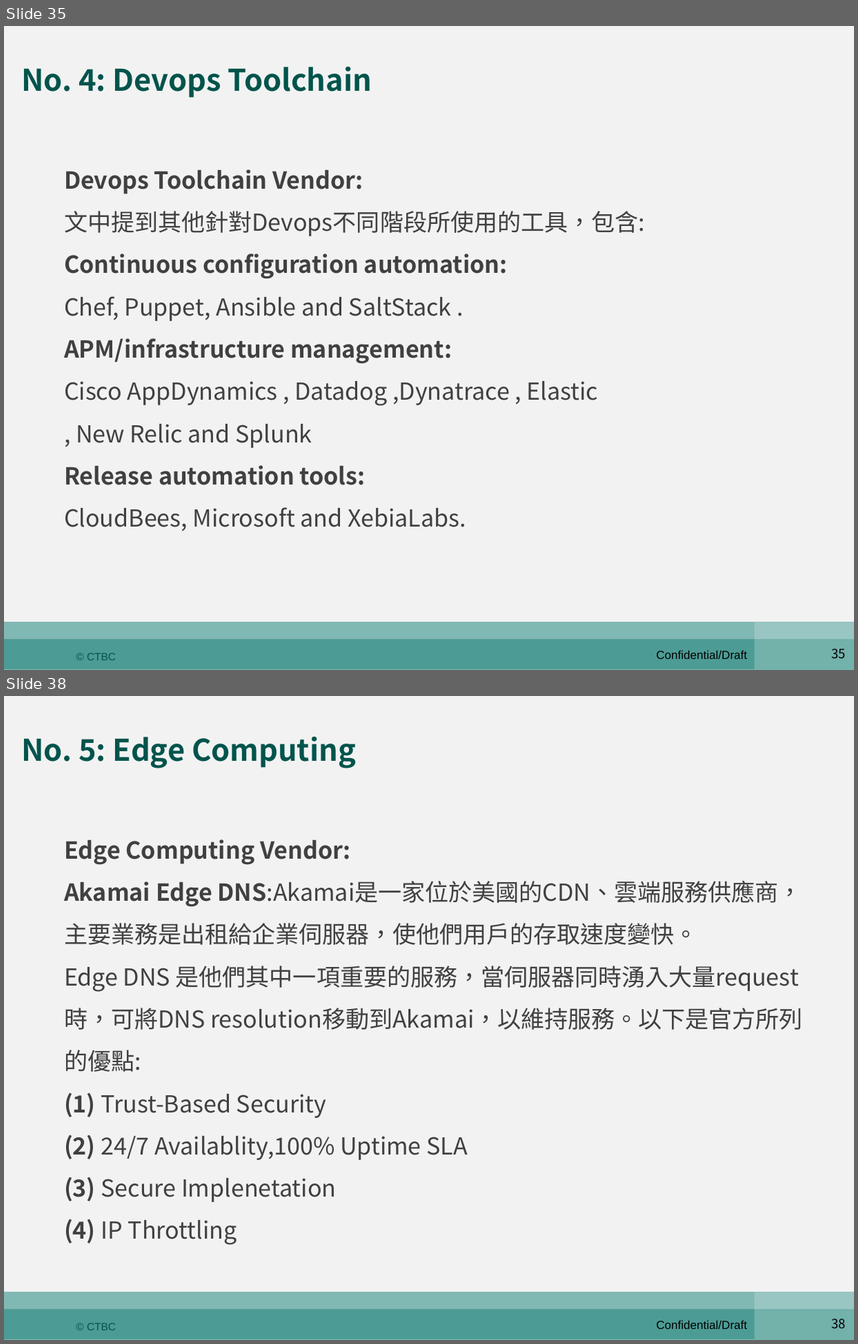
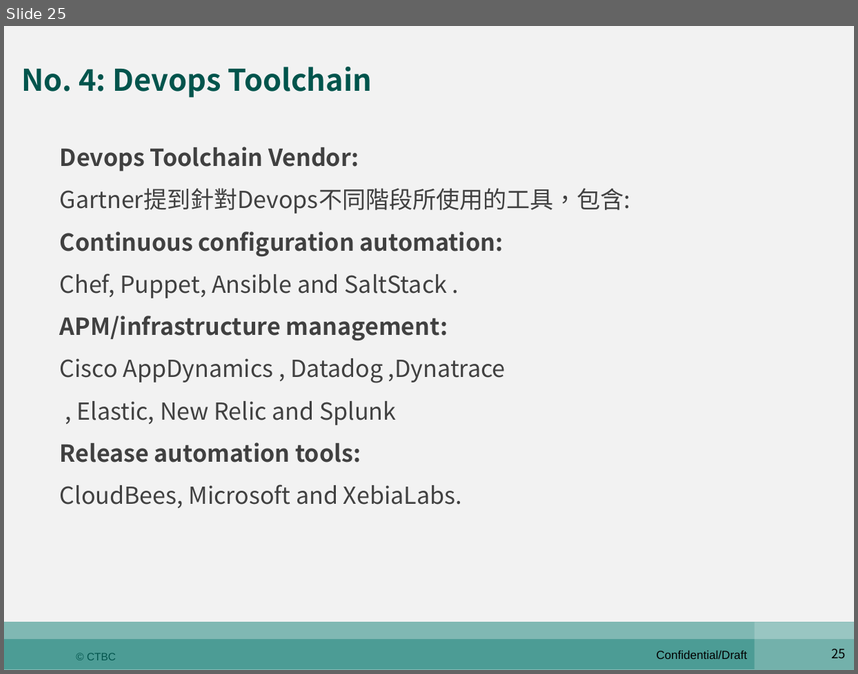
Before and after one commit to shaven105/duh, a slide deck: QQ2.pptx. Shown one above the other, each under a label of ours: slides 35 and 38 before the commit, slide 25 after it; the slides between them are not shown. The pictures are 858x1344 and 858x674 pixels, drawn with LibreOffice and Linux fonts; fonts in the diff are those of the drawing. Boxes give left, top, right and bottom in pixels: in the first picture for what was removed or moved away, otherwise in the second. Text is boxed around its words. In the diff, an @@ line names an element or a change of style, - is before the commit and + after.

```diff
--- a/QQ2.pptx
+++ b/QQ2.pptx
@@ slide 38 removed at [4, 696, 854, 1340], background #F2F2F2; not listed: 7 template elements that a slide beside it also shows @@
@@ title removed at [21, 737, 356, 768] @@
-No. 5: Edge Computing
@@ text removed at [64, 840, 803, 1245] @@
-Edge Computing Vendor:
-Akamai Edge DNS:Akamai是一家位於美國的CDN、雲端服務供應商，主要業務是出租給企業伺服器，使他們用戶的存取速度變快。
-Edge DNS 是他們其中一項重要的服務，當伺服器同時湧入大量request時，可將DNS resolution移動到Akamai，以維持服務。以下是官方所列的優點:
-(1) Trust-Based Security
-(2) 24/7 Availablity,100% Uptime SLA
-(3) Secure Implenetation
-(4) IP Throttling
@@ what was slide 35 is now slide 25 @@
@@ slide 25 changed as well @@
@@ text "Devops Toolchain Vendor:": place and size @@
-text "Devops Toolchain Vendor:" at [64, 170, 645, 531]
+text "Devops Toolchain Vendor:" at [60, 147, 631, 508]
@@ text at [60, 188, 631, 214]: text changed @@
-文中提到其他針對Devops不同階段所使用的工具，包含:
+Gartner提到針對Devops不同階段所使用的工具，包含:
@@ text at [60, 359, 506, 426]: spaces changed @@
-Cisco AppDynamics , Datadog ,Dynatrace , Elastic
-, New Relic and Splunk
+Cisco AppDynamics , Datadog ,Dynatrace
+, Elastic, New Relic and Splunk
@@ page number at [831, 649, 846, 659]: text changed @@
-35
+25
```
Also in this commit, not shown: 5 other slides changed, 4 slides added, 14 other slides removed, 3 other files.
